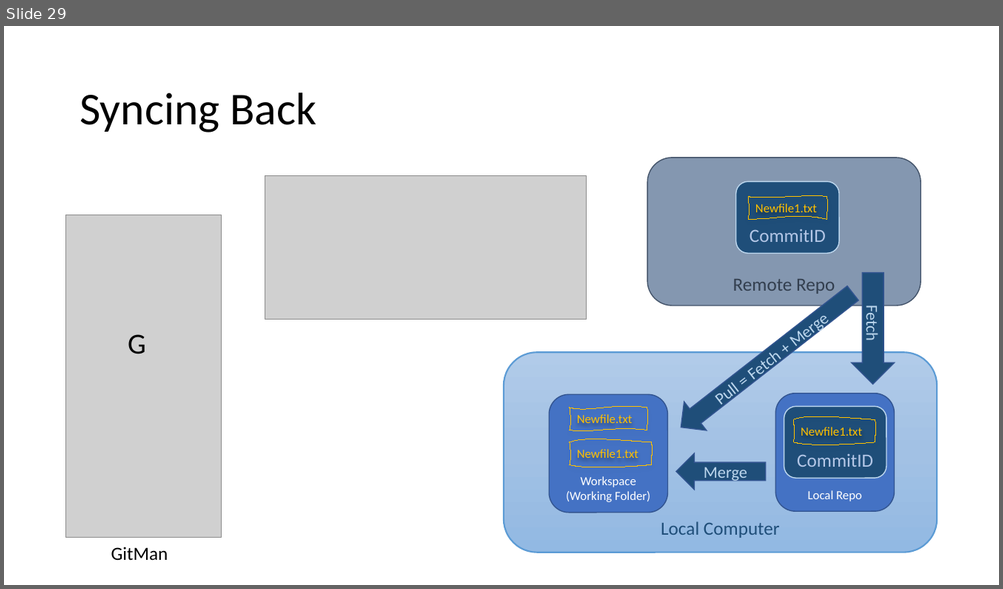
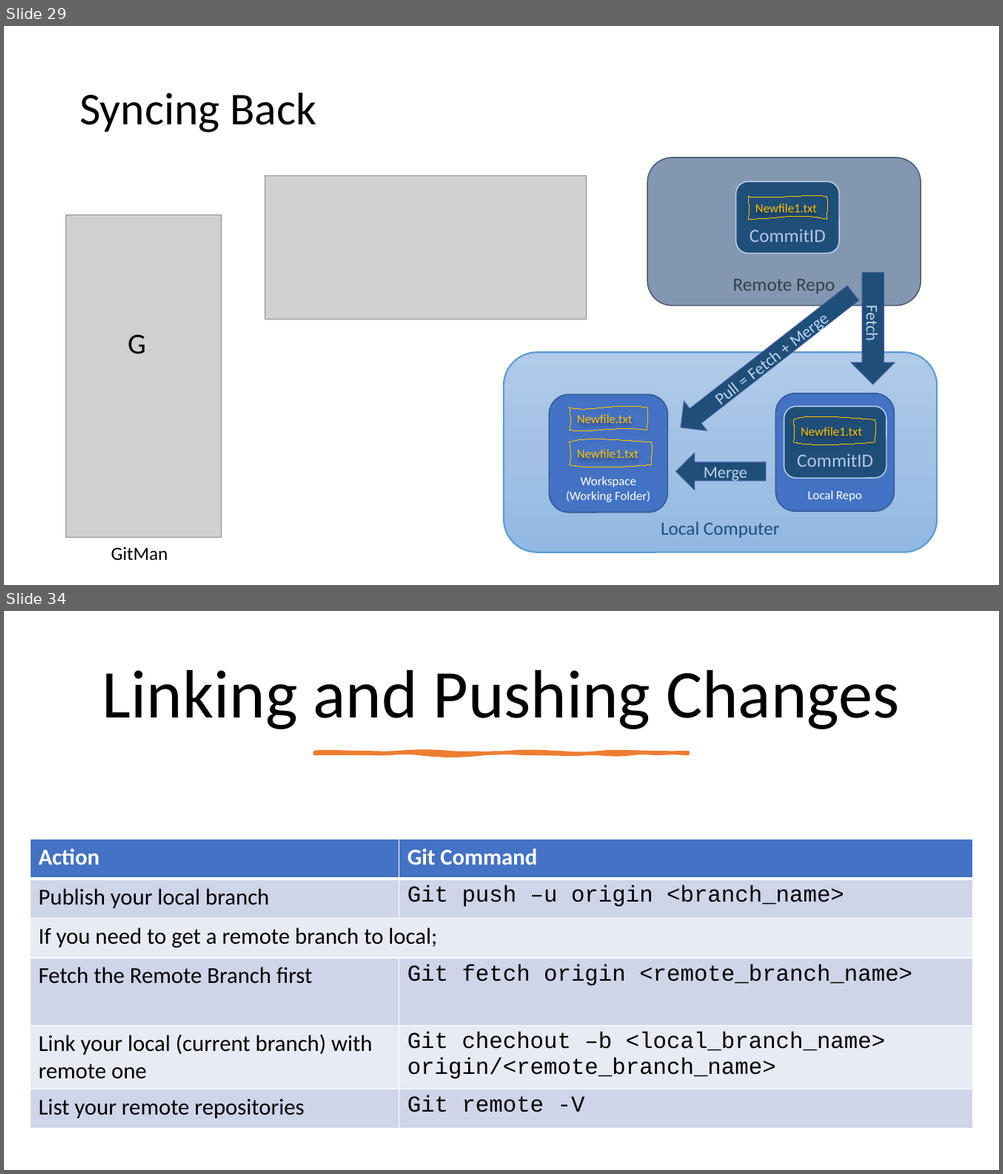
Before and after one commit to LearnWithCSA/GitWorkshop, a slide deck: SlideDeck/Git for Infra.pptx. Shown one above the other, each under a label of ours: slide 29 before the commit, slides 29 and 34 after it; the slides between them are not shown. The pictures are 1003x589 and 1003x1174 pixels, drawn with LibreOffice and Linux fonts; fonts in the diff are those of the drawing; grey boxes stand for pictures. Boxes give left, top, right and bottom in pixels: in the first picture for what was removed or moved away, otherwise in the second. Text is boxed around its words. In the diff, an @@ line names an element or a change of style, - is before the commit and + after.

```diff
--- a/SlideDeck/Git for Infra.pptx
+++ b/SlideDeck/Git for Infra.pptx
@@ slide 34 added at (x1=4, y1=611, x2=999, y2=1170), background #FFFFFF @@
@@ title added at (x1=102, y1=670, x2=899, y2=729), 66 pt, text #000000 @@
+Linking and Pushing Changes
@@ freeform shape added at (x1=314, y1=753, x2=688, y2=755), fill #ED7D31, outline #ED7D31 3.25 pt @@
@@ table added at (x1=30, y1=840, x2=973, y2=1128), 6 rows, 2 columns @@
+Action | Git Command
+Publish your local branch | Git push –u origin <branch_name>
+If you need to get a remote branch to local; | 
+Fetch the Remote Branch first | Git fetch origin <remote_branch_name>
+Link your local (current branch) with remote one | Git chechout –b <local_branch_name> origin/<remote_branch_name>
+List your remote repositories | Git remote -V
```
Also in this commit, not shown: 4 slides changed, 10 other slides added, 1 slide removed, 2 other files.
